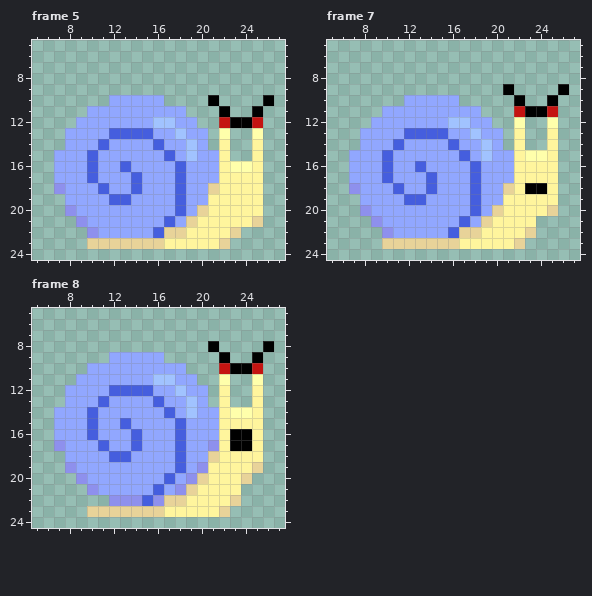
Two versions of one pixel-art file, Assets/Art/Enemy/Snail/Chase/Snail_Chase_Right.aseprite. Above is the file before it was changed.
32x32 pixels, 8 frames. Shown: frame 5: x 5..27, y 5..24; frame 7: x 5..27, y 5..24; frame 8: x 5..27, y 5..24. The commit also changed other frames, which this record leaves out.
And afterwards:
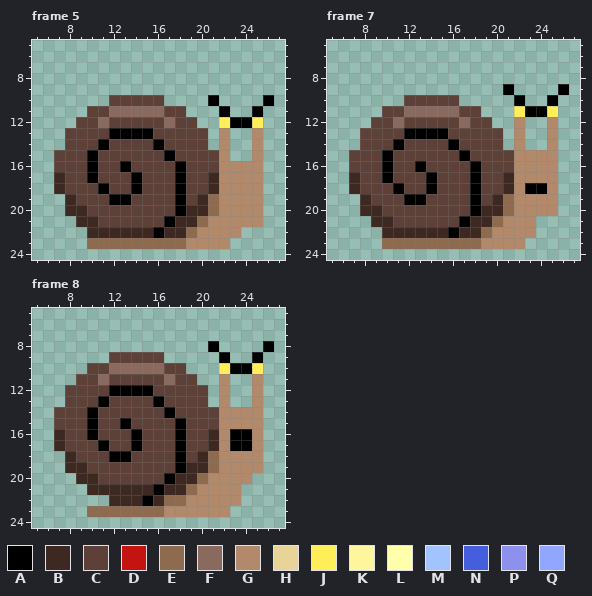
Palette (. is transparent): A #000000  B #3d2822  C #5d4037  D #c41411  E #8e6a4f  F #8a6a5e  G #b28a6b  H #e8d399  J #ffee58  K #fff59d  L #ffffab  M #a1c3ff  N #455ede  P #8e90ed  Q #91a7ff
Change:
--- frame 5, layers "Face", "Body"
@@ x 5..27 @@
  9 .......................
-10 .......QQQQQ....A....A.
-11 .....QQQQQQQQQ...A..A..
-12 ....QQQQQQQMMQQ..DAAD..
-13 ...QQQQNNNNQQMQQ.L..L..
-14 ...QQQNQQQQNQQMQ.K..K..
-15 ..QQQNQQQQQQNQMQQK..K..
-16 ..QQQNQQNQQQQNQQQKLLK..
-17 ..QQQNQQQNQQQNQQQKKKK..
-18 ..PQQQNQQNQQQNQQHKKKK..
-19 ...QQQQNNQQQQNQQKKKKK..
-20 ...PQQQQQQQQQNQHKKKKK..
-21 ....PQQQQQQQNQHKKKKKH..
-22 .....PQQQQQNHHKKKKH....
-23 .....HHHHHHHKKKKKH.....
+10 .......CCCCC....A....A.
+11 .....CCFFFFFCC...A..A..
+12 ....CCFCCCCCFCC..JAAJ..
+13 ...CCCCAAAACCCCC.G..G..
+14 ...CCCACCCCACCCC.G..G..
+15 ..CCCACCCCCCACCCCG..G..
+16 ..CCCACCACCCCACCCGGGG..
+17 ..BCCACCCACCCACCBGGGG..
+18 ..BCCCACCACCCACCBGGGG..
+19 ...BCCCAACCCCACBEGGGG..
+20 ...BBCCCCCCCCABBEGGGG..
+21 ....BBCCCCCCABBEGGGGG..
+22 .....BBBBBBABBEGGGG....
+23 .....EEEEEEEEEGGGG.....
 24 .......................
--- frame 7, layers "Face", "Body"
@@ x 5..27 @@
  9 ................A....A.
-10 .......QQQQQ.....A..A..
-11 .....QQQQQQQQQ...DAAD..
-12 ....QQQQQQQMMQQ..L..L..
-13 ...QQQQNNNNQQMQQ.K..K..
-14 ...QQQNQQQQNQQMQ.K..K..
-15 ..QQQNQQQQQQNQMQQKLLK..
-16 ..QQQNQQNQQQQNQQQKKKK..
-17 ..QQQNQQQNQQQNQQQKKKK..
-18 ..PQQQNQQNQQQNQQHKAAK..
-19 ...QQQQNNQQQQNQQKKKKK..
-20 ...PQQQQQQQQQNQHKKKKH..
-21 ....PQQQQQQQNQHKKKK....
-22 .....PQQQQQNHHKKKKH....
-23 .....HHHHHHHKKKKKH.....
+10 .......CCCCC.....A..A..
+11 .....CCFFFFFCC...JAAJ..
+12 ....CCFCCCCCFCC..G..G..
+13 ...CCCCAAAACCCCC.G..G..
+14 ...CCCACCCCACCCC.G..G..
+15 ..CCCACCCCCCACCCCGGGG..
+16 ..CCCACCACCCCACCCGGGG..
+17 ..BCCACCCACCCACCBGGGG..
+18 ..BCCCACCACCCACCBGAAG..
+19 ...BCCCAACCCCACBEGGGG..
+20 ...BBCCCCCCCCABBEGGGG..
+21 ....BBCCCCCCABBEGGG....
+22 .....BBBBBBABBEGGGG....
+23 .....EEEEEEEEEGGGG.....
 24 .......................
--- frame 8, layers "Face", "Body"
@@ x 5..27 @@
  8 ................A....A.
- 9 .......QQQQQ.....A..A..
-10 .....QQQQQQQQQ...DAAD..
-11 ....QQQQQQQMMQQ..L..L..
-12 ...QQQQNNNNQQMQQ.K..K..
-13 ...QQQNQQQQNQQMQ.K..K..
-14 ..QQQNQQQQQQNQMQQKLLK..
-15 ..QQQNQQNQQQQNQQQKKKK..
-16 ..QQQNQQQNQQQNQQQKAAK..
-17 ..PQQQNQQNQQQNQQPKAAK..
-18 ...QQQQNNQQQQNQQHKKKK..
-19 ...PQQQQQQQQQNQPKKKKH..
-20 ....PQQQQQQQNQPHKKKH...
-21 .....PQQQQQNQPHKKKK....
-22 .......PPPNPHHKKKKH....
-23 .....HHHHHHHKKKKKH.....
+ 9 .......CCCCC.....A..A..
+10 .....CCFFFFFCC...JAAJ..
+11 ....CCFCCCCCFCC..G..G..
+12 ...CCCCAAAACCCCC.G..G..
+13 ...CCCACCCCACCCC.G..G..
+14 ..CCCACCCCCCACCCCGGGG..
+15 ..CCCACCACCCCACCCGGGG..
+16 ..BCCACCCACCCACCBGAAG..
+17 ..BCCCACCACCCACCBGAAG..
+18 ...BCCCAACCCCACBEGGGG..
+19 ...BBCCCCCCCCABBEGGGG..
+20 ....BBCCCCCCABBEGGGG...
+21 .....BBBBBBABBEGGGG....
+22 .......BBBABEEGGGGG....
+23 .....EEEEEEEGGGGGG.....
 24 .......................
Where, in picture pixels (left, top, right, bottom), the same in both pictures:
changed: (54, 95, 263, 249)
changed: (349, 95, 558, 249)
changed: (54, 352, 263, 517)
